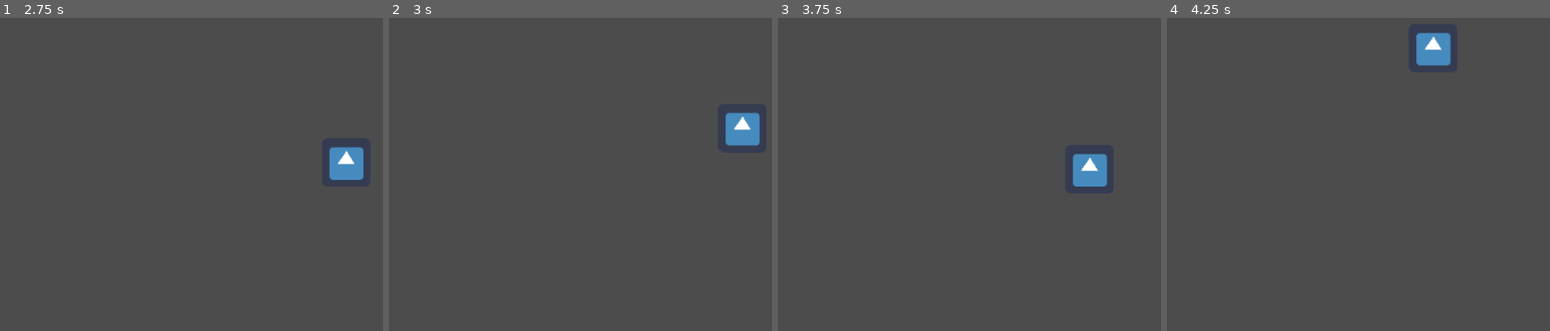
Above: before the commit, frames 1-4 (left to right).
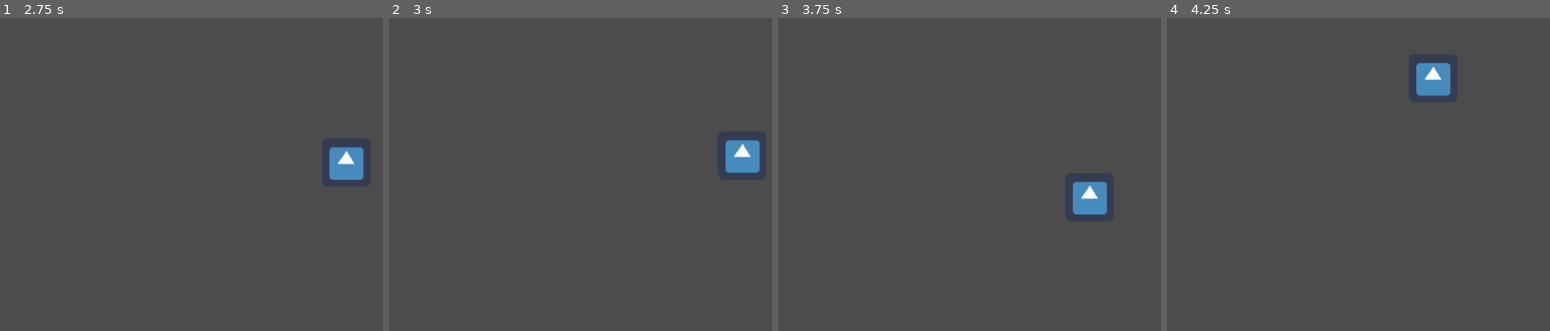
Above: after the commit, the same moments.

Repository: Praqma/GodotDevOps
Game: Godot game, scene res://MovementTesting.tscn
Two runs of this game, one before a commit and one after it. Both use one fixed random seed, a clock stepped at 60 frames per second and the inputs below. The project has no main scene, so this scene is started directly. The engine's default icon, where the game draws it, is replaced by a stand-in: a white triangle on a blue panel in a dark square.
Inputs (mouse positions are in pixels of both pictures, inside the frame that each line leads up to):
- Up to frame 1 (2.75 s): tap Enter at 0.5 s; move the mouse to (337, 80) at 0.52 s; hold D (move_right) 0.53-1.25 s; click (337, 80) at 0.67 s; tap Space (jump) at 0.77 s; drag from (11, 127) to (126, 196) at 1.27 s; move the mouse to (outside the picture) at 2.02 s; hold D (move_right) from 2.03 s (still down)
- Up to frame 2 (3 s): release D (move_right) at 2.75 s; drag from (515, 196) to (outside the picture) at 2.77 s
- Up to frame 3 (3.75 s): move the mouse to (outside the picture) at 3.52 s; hold A (move_left) from 3.53 s (still down)
- Up to frame 4 (4.25 s): keep holding A (move_left); tap Space (jump) at 3.77 s

Frame 1 is identical in both runs. In frame 2, 1.7% of the frame differs, in the area x 87-97%, y 30-50%; in frame 3, 1.6%; in frame 4, 1.8%, in the area x 65-75%, y 4-26%.

Commit message:
Refactor Snapping vector

Diff:
--- a/PlayerController.gd
+++ b/PlayerController.gd
@@ -38,7 +38,8 @@
 		jump()
 	velocity.y += gravity * delta
 
-	velocity = move_and_slide_with_snap(velocity, Vector2.DOWN, Vector2.UP, true)
+	var snapVector = Vector2.DOWN * 50 if snap else Vector2()
+	velocity = move_and_slide_with_snap(velocity, snapVector, Vector2.UP, true)
 
 	var just_landed := is_on_floor() and not snap
 	if just_landed:
